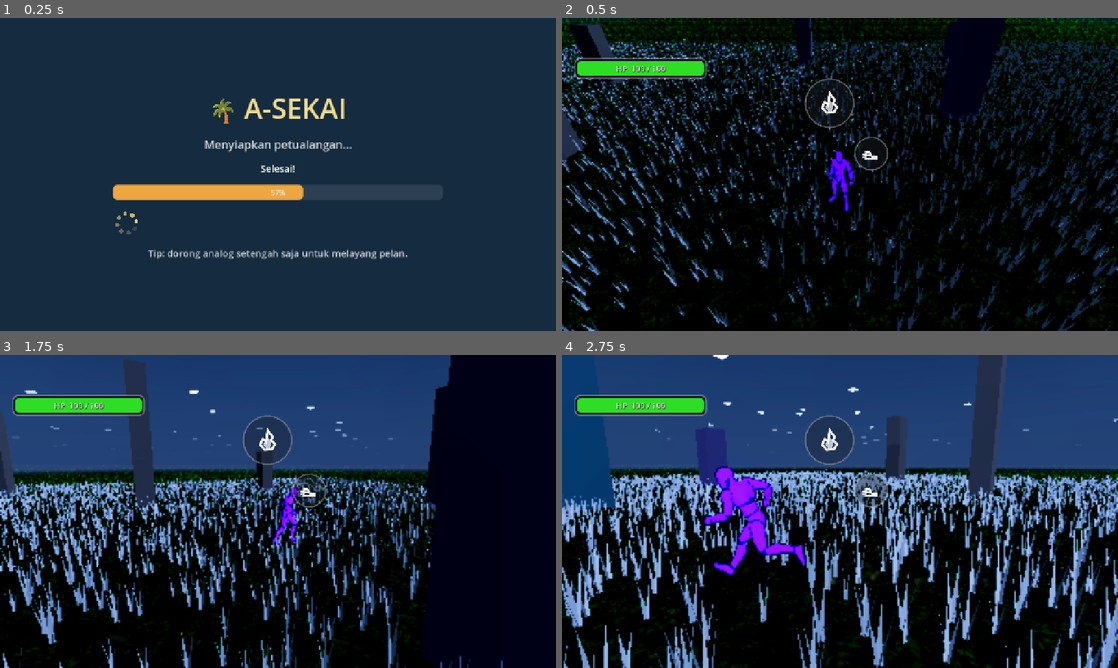
Above: before the commit, frames 1-4 (two rows, left to right).
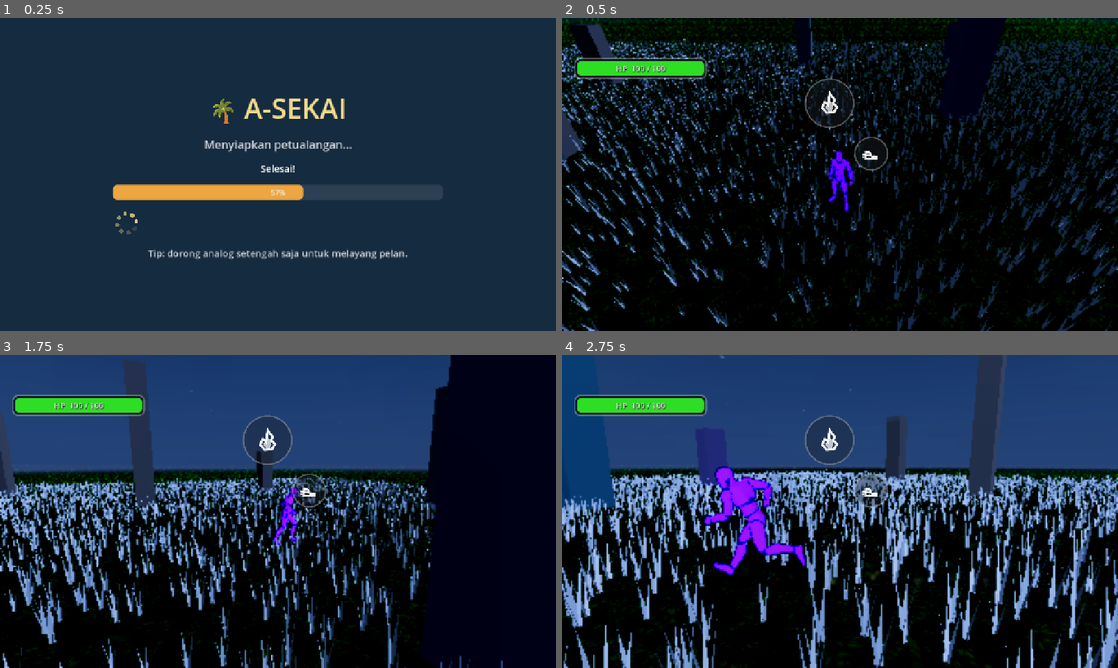
Above: after the commit, the same moments.

Repository: KyokoApp/Unity
Game: Godot game, scene res://packs/core_scripts/game_root.tscn
Same seed, same stepped clock (60 frames per second), same inputs: the game is played once before the commit and once after it. This scene is started directly instead of the project's main scene. Sound files missing from this copy of the repository are replaced by a short silence.
Inputs (mouse positions are in pixels of both pictures, inside the frame that each line leads up to):
- Up to frame 1 (0.25 s): no input
- Up to frame 2 (0.5 s): no input
- Up to frame 3 (1.75 s): move the mouse to (250, 574) at 0.52 s; hold Up (ui_up) 0.53-1.25 s; click (250, 574) at 0.67 s; drag from (444, 558) to (250, 574) at 1.27 s
- Up to frame 4 (2.75 s): move the mouse to (673, 464) at 2.02 s; hold Left (ui_left) from 2.03 s (still down)

Frame 1 is identical in both runs. In frame 2, less than 0.1% of the frame differs, in the area x 0-100%, y 6-88%; in frame 3, 0.2%; in frame 4, 0.3%, in the area x 9-100%, y 0-77%.

Commit message:
Ronde-46 (bag. C) langit #2: bintang jadi titik nyata + bulan lebih 'indah' & lebih gampang kelihatan
User bandingkan hasil kita dgn referensi github, merasa bintang & bulan
'gk kayak referensi'. User skip pertanyaan klarifikasi soal arah (jumlah
bintang mau ditambah lagi atau tetap sedikit) -- diputuskan pakai
interpretasi paling aman: TETAP HORMATI permintaan 'sedikit' sblmnya
(star_density & ambang TAK diubah), tapi benerin 2 hal yg genuinely
bug/kurang, terlepas dari soal jumlah:

1. BUG bentuk bintang: kode lama tak py bentuk titik sama sekali -- SELURUH
   sel yg lolos ambang diwarnai rata, jadi tiap 'bintang' tampak spt bercak
   kotak pipih pucat, BUKAN titik bulat berkilau. Sekarang tiap bintang py
   titik bulat (posisi+ukuran acak per-sel, spt magnitudo bintang asli)
   + halo tipis, msh 100% statis (tak ada TIME).

2. Analisis kamera (player.gd): FOV 60 (stgh 30), pitch default -34,
   maks menengadah cuma -10 -> tepi ATAS layar di default cuma elevasi -4
   (msh DI BAWAH cakrawala -- langit blm kelihatan sm sekali tanpa aktif
   menengadah!). Elevasi bulan diturunkan lagi 20->10 spy mulai kelihatan
   dgn tengadah SEDANG (blm perlu mentok ke batas ekstrem). CATATAN ke
   user: ini bukan bug render, tp desain kamera yg emg condong ke bawah
   (kemungkinan sengaja utk fokus combat/ground) -- kalau mau bulan
   selalu terlihat tanpa menengadah, itu perlu ubah player.gd (pitch
   default/clamp), keputusan terpisah blm dieksekusi krn di luar scope
   yg diminta.

3. Bulan 'kurang indah': ukuran dibesarkan (sun_size 0.06->0.075), halo
   dikuatkan (0.32->0.40), DAN shader sky.gdshader ditambah lapisan corona
   lebar+lembut (pow(d,5), sblmnya cuma pow(d,24) yg nyaris tak kelihatan)
   + gradasi halus di dlm cakram (tepi sedikit meredup) biar tak flat rata.

Co-authored-by: arena-agent <297053741+arena-agent@users.noreply.github.com>

Diff:
--- a/project/packs/shaders_materials/sky.gdshader
+++ b/project/packs/shaders_materials/sky.gdshader
@@ -53,20 +53,50 @@
 	// Bintang: proyeksi sederhana arah pandang ke petak-petak, hanya di atas
 	// cakrawala & memudar mendekati horizon (bukan hard cutoff yg aneh).
 	// STATIS (tak ada TIME di sini sama sekali) — realistis, tak berkedip.
+	//
+	// PERBAIKAN #2 (laporan "gk kayak referensi github"): versi sebelumnya
+	// TIDAK punya bentuk titik sama sekali — seluruh SEL yg lolos ambang
+	// diwarnai rata (jadi tiap "bintang" tampak spt bercak kotak/pipih
+	// pucat, bukan titik bulat berkilau). Sekarang tiap sel yg lolos diberi
+	// 1 titik bulat (posisi & ukuran acak per-sel dari hash, spt magnitudo
+	// bintang sungguhan — kebanyakan kecil, sesekali agak besar) + halo
+	// lembut tipis di sekitarnya. JUMLAH bintang TETAP SEDIKIT (star_density
+	// & ambang tak diubah, sesuai permintaan sebelumnya) — cuma bentuknya
+	// yg dibetulkan jadi titik nyata, bukan ditambah banyak.
 	if (star_visibility > 0.003 && y > 0.015) {
 		vec2 cell_uv = EYEDIR.xz / (y + 0.15) * star_density;
 		vec2 cell = floor(cell_uv);
+		vec2 f = fract(cell_uv);
 		float h = star_hash(cell);
 		float on = step(0.992, h);   // ambang lebih tinggi drpd versi awal -> lebih sedikit yg jadi bintang
+		// titik tak selalu pas di tengah sel -> taburan terasa alami, bukan grid kaku
+		vec2 star_pt = vec2(star_hash(cell + 3.1), star_hash(cell + 9.7));
+		float d = length(f - star_pt);
+		float size = mix(0.045, 0.15, pow(star_hash(cell + 13.0), 3.0));
+		float dot_core = smoothstep(size, size * 0.15, d);       // inti tajam bulat
+		float dot_glow = smoothstep(size * 2.6, 0.0, d) * 0.30;  // halo tipis di sekitarnya
 		float fade_horizon = smoothstep(0.02, 0.22, y);
 		float brightness = mix(0.6, 1.0, star_hash(cell + 7.0));
-		COLOR += vec3(0.92, 0.95, 1.0) * on * brightness * fade_horizon * star_visibility;
+		float shape = clamp(dot_core + dot_glow, 0.0, 1.0);
+		COLOR += vec3(0.92, 0.95, 1.0) * on * brightness * shape * fade_horizon * star_visibility;
 	}
 
+	// Cakram matahari/bulan + corona. PERBAIKAN "bulan kurang indah": dulu
+	// cuma 1 lapis halo SANGAT sempit (pow(d,24), nyaris tak kelihatan
+	// kecuali nempel persis cakram) & cakram warna rata datar. Sekarang
+	// ditambah 1 lapis corona LEBAR+lembut (pow(d,5)) biar ada aura cahaya
+	// menyebar di sekitarnya (kesan "bersinar", bukan cuma bulatan solid),
+	// plus gradasi halus di dalam cakram sendiri (tepi sedikit meredup)
+	// biar tak terlihat flat. Mekanisme sun/moon TETAP SAMA (dipakai
+	// bersama, cuma beda uniform dari world.gd sesuai waktu).
 	if (LIGHT0_ENABLED) {
 		float d = dot(EYEDIR, LIGHT0_DIRECTION);
 		float disc = smoothstep(1.0 - sun_size, (1.0 - sun_size) + sun_size * 0.4, d);
-		float glow = pow(clamp(d, 0.0, 1.0), 24.0) * halo;
-		COLOR += sun_color * (disc + glow) * max(LIGHT0_ENERGY, 0.0);
+		float disc_edge_dim = smoothstep(1.0 - sun_size, 1.0, d) * 0.12;
+		vec3 disc_col = sun_color * (1.0 - disc_edge_dim);
+		float glow_tight = pow(clamp(d, 0.0, 1.0), 20.0) * halo;
+		float glow_wide = pow(clamp(d, 0.0, 1.0), 5.0) * halo * 0.16;
+		COLOR += disc_col * disc * max(LIGHT0_ENERGY, 0.0);
+		COLOR += sun_color * (glow_tight + glow_wide) * max(LIGHT0_ENERGY, 0.0);
 	}
 }
--- a/project/packs/world_terrain/world.gd
+++ b/project/packs/world_terrain/world.gd
@@ -436,11 +436,19 @@
 	_dl_last = time_of_day
 	var t := time_of_day
 	var dayf := sin((t - 6.0) / 12.0 * PI)
-	# Lantai elevasi 20° (bag. C: dunia SELALU malam sekarang, jadi lantai
-	# ini SELALU yang dipakai) — cukup tinggi drpd nempel horizon, tapi tetap
-	# masuk area pandang kamera (kamera selalu agak menunduk, lihat
-	# player.gd PITCH_MAX) supaya cakram bulan+halo-nya kelihatan jelas.
-	var elev := maxf(dayf * 62.0, 20.0)
+	# Lantai elevasi bulan (bag. C: dunia SELALU malam, jadi lantai ini
+	# SELALU yg dipakai). PERBAIKAN #2 (laporan "bulan gk indah/gk
+	# kliatan"): diturunkan lagi 20°->10°. Analisis kamera (player.gd):
+	# FOV 60° (setengah 30°), pitch default -34° & clamp maks "menengadah"
+	# cuma -10° -> tepi ATAS layar cuma capai elevasi (30 - (-pitch)):
+	# di default -34° tepi atas = -4° (msh DI BAWAH cakrawala, langit blm
+	# kelihatan sama sekali!), baru tembus ke elevasi +10..+20° kalau
+	# pemain aktif menengadah mendekati batas -10°. Jadi bulan/bintang
+	# MEMANG perlu pemain menengadah dulu (bukan tampil terus di layar
+	# default) — elevasi 10° dipilih spy sudah mulai kelihatan dgn
+	# tengadah SEDANG (blm perlu mentok ke batas ekstrem -10°), bukan cuma
+	# nongol tipis di detik terakhir spt versi 20° sebelumnya.
+	var elev := maxf(dayf * 62.0, 10.0)
 	var azim := (t - 12.0) / 12.0 * 140.0
 	sun.rotation_degrees = Vector3(-elev, azim - 90.0, 0)
 	var env := world_env.environment
@@ -504,8 +512,12 @@
 		sky_mat.set_shader_parameter("ground_bottom_color", Color(0.10, 0.15, 0.20).darkened(0.55))
 		sky_mat.set_shader_parameter("sun_color", Color(0.96, 0.97, 1.0))
 		sky_mat.set_shader_parameter("star_visibility", 1.0)
-		sky_mat.set_shader_parameter("sun_size", 0.06)
-		sky_mat.set_shader_parameter("halo", 0.32)
+		# bulan dibesarkan dikit (0.06->0.075) & halo dikuatkan (0.32->0.40)
+		# -- ditambah shader sky.gdshader skrg py lapisan corona lembut baru
+		# (bukan cuma pow(d,24) yg sempit) -> "bulan indah" bersinar nyata,
+		# bukan bulatan flat kecil.
+		sky_mat.set_shader_parameter("sun_size", 0.075)
+		sky_mat.set_shader_parameter("halo", 0.40)
 	# Di FOG_MODE_DEPTH, fog_density BUKAN lagi koefisien eksponensial —
 	# artinya opasitas MAKSIMUM kabut tepat di fog_depth_end (0=tak
 	# kelihatan, 1=menutup total). _lo.fog/_q_fog tetap dipakai sbg pengali
